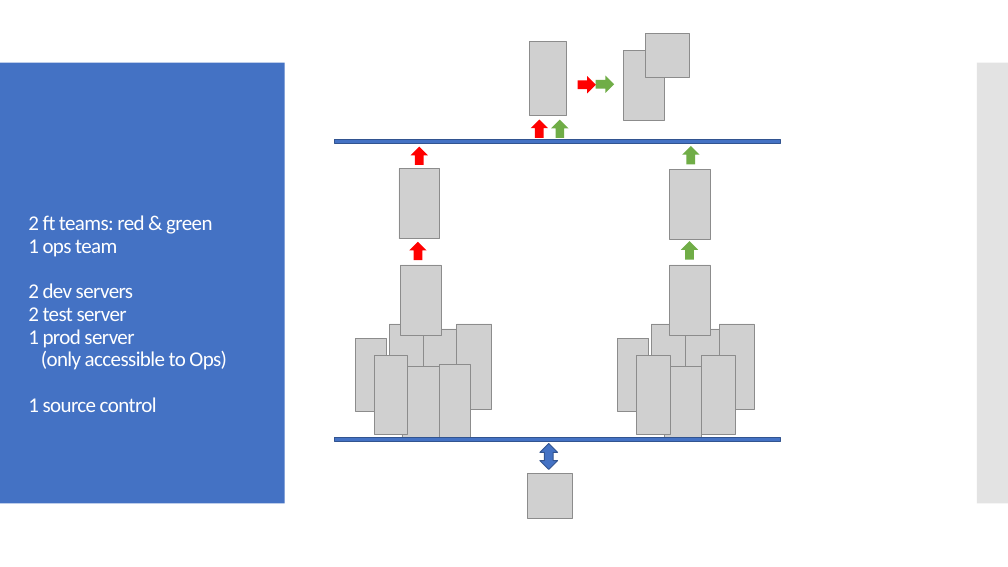
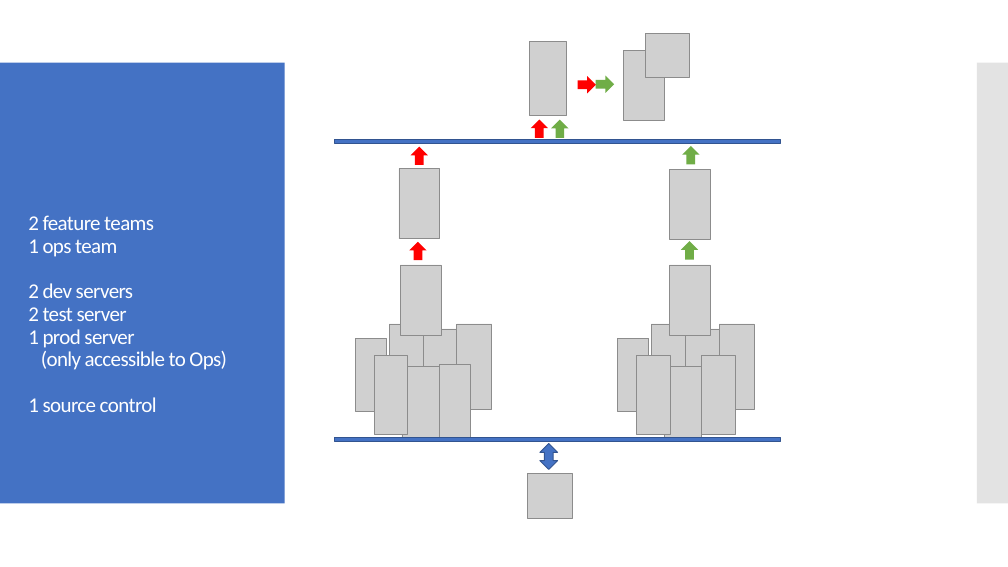
Before and after one commit to milodotnet/bootcamp, a slide deck: slide 14 of Bootcamp-ContinuousDelivery.pptx (slide 15 before the commit). Drawn at 1008x567 pixels with LibreOffice and Linux fonts; fonts in the diff are those of the drawing; grey boxes stand for pictures. Boxes give left, top, right and bottom in pixels: in the first picture for what was removed or moved away, otherwise in the second. Text is boxed around its words. In the diff, an @@ line names an element or a change of style, - is before the commit and + after.

```diff
--- a/Bootcamp-ContinuousDelivery.pptx
+++ b/Bootcamp-ContinuousDelivery.pptx
@@ text at [28,215,154,230]: text changed @@
-2 ft teams: red & green
+2 feature teams
```
Also in this commit, not shown: 5 other slides changed, 1 slide removed.
